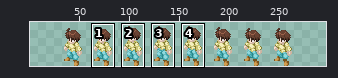
Two versions of one sprite sheet, Animaciones GOLD/PROTAGONISTA/Prota_Idle_Normal_Spritesheet.png. Above: a wide view before the commit, with the close-up outlined.
Close-up. Before the commit:
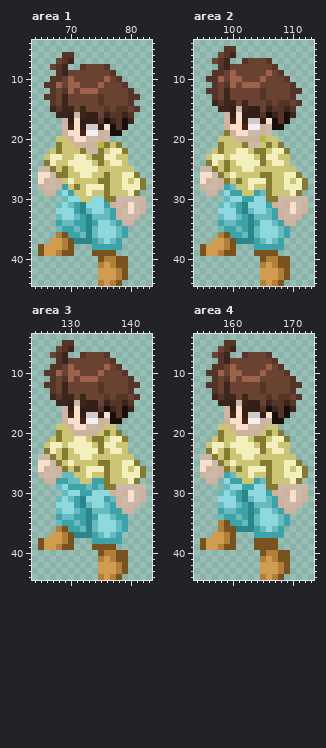
The file is 240x45 pixels. Shown: area 1: x 64..83, y 4..44; area 2: x 94..113, y 4..44; area 3: x 124..143, y 4..44; area 4: x 154..173, y 4..44. The old version is drawn lined up with the new one, on the new canvas. The wide view leaves out empty margins. The commit also changed other parts of the picture, which this record leaves out.
The result:
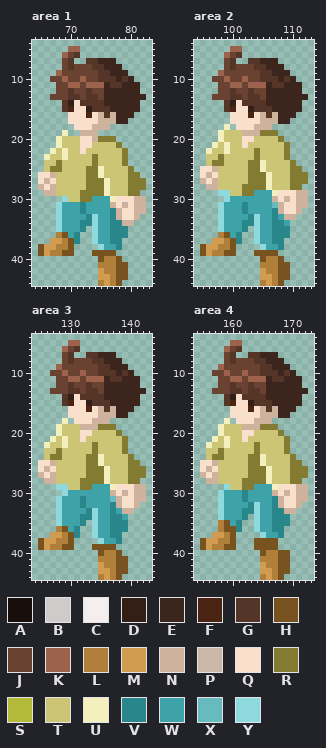
Palette (. is transparent): A #180f0c  B #cfcbca  C #f4efee  D #331f16  E #3b251c  F #4c2414  G #543528  H #785320  J #6a4232  K #9c624b  L #b07f3a  M #d19c50  N #cfb29d  P #ccb8a9  Q #f9e0cd  R #827b31  S #b4ba3a  T #ccc576  U #f4f0bd  V #29868a  W #3da3a8  X #67bbbf  Y #8ed9de
The exact change:
canvas 240x45 -> 300x45, the old top-left corner now at 30,0
--- area 1
@@ x 64..83 @@
  4 ....................
- 5 ....................
- 6 .....GG.............
- 7 ....JGE.............
- 8 ...JGE..GJJJG.......
- 9 ....GEJJJJJJJG......
-10 ...GGJKJJJJJKJG.....
-11 ..GGKJKKJJJKJJJG....
-12 ...GJGKJKKKJJJJJG...
-13 ..GGJEJJJJJGJJJJGG..
-14 ...GJEJJJJJGJJJJG...
-15 ...EGEEJEJJJGJGGJG..
-16 ....EEDPEDDJEGGEG...
-17 .....PDQDDDGAEGAE...
-18 .....PFQDBBDQAGA....
-19 .....NQQFCCNPAA.....
-20 ....TTNQQPPNP.......
-21 ....RTTNNNNSRTR.....
-22 ...TRTTTRPPRTUUR....
-23 ..TUUTTUUTRRUUTT....
-24 ..RUTTUUUUTRTUUT....
-25 .PPRTRTUUUUTTTTTT...
-26 .QQPRRTTUUTTRTTUUR..
-27 .QNPNTUTTTTRRTTUTUR.
-28 .NPPNWTRTUUURTTUUUR.
-29 ..NNXYWTTUTTRTTTUR..
-30 .....XYYTTYYRRPPPPP.
-31 ....XYXWVYYYWNPNQPN.
-32 ....YYYWVXYYXWNPQPN.
-33 ....XYYXWVXXXWNPPN..
-34 ....WXXWWVWYYXWNN...
-35 ....XWWXWVXYYYXW....
-36 ....LHWWXVXYYYXW....
-37 ...MMLHVVVWXYXW.....
-38 .HMMMLH...WWWWW.....
-39 .HMMLHH...HHHH......
-40 ...........HLLHH....
-41 ...........LMLHH....
-42 ...........MMMLH....
-43 ...........MMMLH....
+ 5 ......KK............
+ 6 .....KJG............
+ 7 .....JG..GGEEE......
+ 8 .....JGJJJGGEEE.....
+ 9 ....KJJJJJJGGEEE....
+10 ...JJKJJKJJGGGEGE...
+11 ....JJKKJKKKEGGEEE..
+12 ....JJGJJGJJEEEEEE..
+13 ...JJJGGJGGJEEEEEEE.
+14 .....GDQGGGGEEEEEE..
+15 .....GFQQDGGGEEEEE..
+16 ......QQQFQNGNEEE...
+17 ......QQQQQNNNEE....
+18 .......QQQNNN.......
+19 .....U..NNN.........
+20 ....UTTTQQNRRR......
+21 ....UTTTQQTTTTR.....
+22 ...UTUTTQTTTTTTR....
+23 ..UTTUTTTTRTTTTR....
+24 ..TTRTTTTTRTTTTR....
+25 ..TRRTTTTRRUTTTTR...
+26 .QQNTTTTTRRUTTTTRR..
+27 .QNQTTTTTRRRUTTTRRR.
+28 .NQNTTTTTRRRUTTTRRR.
+29 ..NNTTTTRRRRUTTTRR..
+30 .....YTTRRWWWUQQQNN.
+31 ....YWWWVWWWWNQNQNN.
+32 ....YWWWVWWWWVNQQNN.
+33 ....YWWWWVYWWVNQQN..
+34 ....YWWWVVYWWVVNN...
+35 ....YWWWV.YWWVVV....
+36 ....LHWV..YWWVVV....
+37 ...MMLHV..YWWVV.....
+38 .HMMLLH....YWWV.....
+39 .HMLLHH...HHHH......
+40 ...........HLLH.....
+41 ...........LLLHH....
+42 ...........MLLHH....
+43 ...........MMLHH....
 44 ...........LMLH.....
--- area 2
@@ x 94..113 @@
  4 ....................
- 5 .....GG.............
- 6 ....JGE.............
- 7 ...JGE..GJJJG.......
- 8 ....GEJJJJJJJG......
- 9 ...GGJKJJJJJKJG.....
-10 ..GGKJKKJJJKJJJG....
-11 ...GJGKJKKKJJJJJG...
-12 ..GGJEJJJJJGJJJJGG..
-13 ...GJEJJJJJGJJJJG...
-14 ...EGEEJEJJJGJGGJG..
-15 ....EEDPEDDJEGGEG...
-16 .....PDQDDDGAEGAE...
-17 .....PFQDBBDQAGA....
-18 .....NQQFCCNPAA.....
-19 .....RNQQPPNP.......
-20 ....TTTNNNNSTT......
-21 ....RTTTRPPTRTR.....
-22 ...TRTTUUTRRTUUR....
-23 ..TUUTUUUUTRUUTT....
-24 ..RUTRTUUUURTUUT....
-25 .PPRTRTTUUTTTTTTT...
-26 .QQPRTUTTTTRRTTUUR..
-27 .QNPNRTRTUUURTTUTUR.
-28 .NPPNWXTTUTTRTTUUUR.
-29 ..NNXYWWTTWXRTTTUR..
-30 .....XYYWWYYRRPPPPP.
-31 ....XYXWVYYYWNPNQPN.
-32 ....YYYWVXYYXWNPQPN.
-33 ....XYYXWVXXXWNPPN..
-34 ....WXXWWVWYYXWNN...
-35 ....XWWXWVXYYYXW....
-36 ....LHWWXVXYYYXW....
-37 ...MMLHVVVWXYXW.....
-38 .HMMMLH...WWWWW.....
-39 .HMMLHH...HHHH......
-40 ...........HLLHH....
-41 ...........LMLHH....
-42 ...........MMMLH....
-43 ...........MMMLH....
+ 5 ......KK............
+ 6 .....KJG............
+ 7 .....JG..GGEEE......
+ 8 .....JGJJJGGEEE.....
+ 9 ....KJJJJJJGGEEE....
+10 ...JJKJJKJJGGGEGE...
+11 ....JJKKJKKKEGGEEE..
+12 ....JJGJJGJJEEEEEE..
+13 ...JJJGGJGGJEEEEEEE.
+14 .....GDQGGGGEEEEEE..
+15 .....GFQQDGGGEEEEE..
+16 ......QQQFQNGNEEE...
+17 ......QQQQQNNNEE....
+18 .....U.QQQNNN.......
+19 ....UTTTNNNRRR......
+20 ....UTTTQQTTTTR.....
+21 ...UTUTTQTTTTTTR....
+22 ..UTTUTTTTRTTTTR....
+23 ..TTRTTTTTRTTTTR....
+24 ..TRRTTTTRRUTTTTR...
+25 .QQNTTTTTRRUTTTTRR..
+26 .QNQTTTTTRRRUTTTRRR.
+27 .NQNTTTTTRRRUTTTRRR.
+28 ..NNTTTTRRRRUTTTRR..
+29 ....YYTTRRWWWUQQQNN.
+30 .....YWWWWWWWNQNQNN.
+31 ....YWWWVWWWWXNQQNN.
+32 ....YWWWVWWWWVNQQN..
+33 ....YWWWWVYWWVWNN...
+34 ....YWWWVVYWWVVW....
+35 ....YWWWV.YWWVVV....
+36 ....LHWV..YWWVVV....
+37 ...MMLHV..YWWVV.....
+38 .HMMLLH....YWWV.....
+39 .HMLLHH...HHHH......
+40 ...........HLLH.....
+41 ...........LLLHH....
+42 ...........MLLHH....
+43 ...........MMLHH....
 44 ...........LMLH.....
--- area 3
@@ x 124..143 @@
  4 ....................
- 5 .....GG.............
- 6 ....JGE.............
- 7 ...JGE..GJJJG.......
- 8 ....GEJJJJJJJG......
- 9 ...GGJKJJJJJKJG.....
-10 ..GGKJKKJJJKJJJG....
-11 ...GJGKJKKKJJJJJG...
-12 ..GGJEJJJJJGJJJJGG..
-13 ...GJEJJJJJGJJJJG...
-14 ...EGEEJEJJJGJGGJG..
-15 ....EEDPEDDJEGGEG...
-16 .....PDQDDDGAEGAE...
-17 .....PFQDBBDQAGA....
-18 .....NQQFCCNPAA.....
-19 ....TTNQQPPNTT......
-20 ....RTTNNNNTRTR.....
-21 ...TRTTUUTRRTUUR....
-22 ..TUUTUUUUTRUUTT....
-23 ..RUTRTUUUURTUUT....
-24 .PPRTRTTUUTTTTTTT...
-25 .QQPRTUTTTTRRTTUUR..
-26 .QNPNRTRTUUURTTUTUR.
-27 .NPPNXXTTUTTRTTUUUR.
-28 ..NNWWXXTTWWRTTTUR..
-29 ....XYWWWXWXRRPPPPP.
-30 .....XYYWWYYYNPNQPN.
-31 ....XYXWVYYYWXNPQPN.
-32 ....YYYWVXYYXWNPPN..
-33 ....XYYXWVXXXWWNN...
-34 ....WXXWWVWYYXWW....
-35 ....XWWXWVXYYYXW....
-36 ....LHWWXVXYYYXW....
-37 ...MMLHVVVWXYXW.....
-38 .HMMMLH...WWWWW.....
-39 .HMMLHH...HHHH......
-40 ...........HLLHH....
-41 ...........LMLHH....
-42 ...........MMMLH....
-43 ...........MMMLH....
+ 5 ......KK............
+ 6 .....KJG............
+ 7 .....JG..GGEEE......
+ 8 .....JGJJJGGEEE.....
+ 9 ....KJJJJJJGGEEE....
+10 ...JJKJJKJJGGGEGE...
+11 ....JJKKJKKKEGGEEE..
+12 ....JJGJJGJJEEEEEE..
+13 ...JJJGGJGGJEEEEEEE.
+14 .....GDQGGGGEEEEEE..
+15 .....GFQQDGGGEEEEE..
+16 ......QQQFQNGNEEE...
+17 ......QQQQQNNNEE....
+18 .....U.QQQNNN.......
+19 ....UTTTNNNRRR......
+20 ....UTTTQQTTTTR.....
+21 ...UTUTTQTTTTTTR....
+22 ..UTTUTTTTRTTTTR....
+23 ..TTRTTTTTRTTTTR....
+24 ..TRRTTTTRRUTTTTR...
+25 .QQNTTTTTRRUTTTTRR..
+26 .QNQTTTTTRRRUTTTRRR.
+27 .NQNTTTTTRRRUTTTRRR.
+28 ..NNTTTTRRRRUTTTRR..
+29 ....YYTTRRWWWUQQQNN.
+30 .....YWWWWWWWNQNQNN.
+31 ....YWWWVWWWWXNQQNN.
+32 ....YWWWVWWWWVNQQN..
+33 ....YWWWWVYWWVWNN...
+34 ....YWWWVVYWWVVW....
+35 ....YWWWV.YWWVVV....
+36 ....LHWV..YWWVVV....
+37 ...MMLHV..YWWVV.....
+38 .HMMLLH....YWWV.....
+39 .HMLLHH...HHHH......
+40 ...........HLLH.....
+41 ...........LLLHH....
+42 ...........MLLHH....
+43 ...........MMLHH....
 44 ...........LMLH.....
--- area 4
@@ x 154..173 @@
  4 ....................
- 5 .....GG.............
- 6 ....JGE.............
- 7 ...JGE..GJJJG.......
- 8 ....GEJJJJJJJG......
- 9 ...GGJKJJJJJKJG.....
-10 ..GGKJKKJJJKJJJG....
-11 ...GJGKJKKKJJJJJG...
-12 ..GGJEJJJJJGJJJJGG..
-13 ...GJEJJJJJGJJJJG...
-14 ...EGEEJEJJJGJGGJG..
-15 ....EEDPEDDJEGGEG...
-16 .....PDQDDDGAEGAE...
-17 .....PFQDBBDQAGA....
-18 .....NQQFCCNPAA.....
-19 ....TTNQQPPNTT......
-20 ....RTTNNNNTRTR.....
-21 ...TRTTUUTRRTUUR....
-22 ..TUUTUUUUTRUUTT....
-23 ..RUTRTUUUURTUUT....
-24 .PPRTRTTUUTTTTTTT...
-25 .QQPRTUTTTTRRTTUUR..
-26 .QNPNRTRTUUURTTUTUR.
-27 .NPPNWXTTUTTRTTUUUR.
-28 ..NNXYWWTTWXRTTTUR..
-29 .....XYYWWYYRRPPPPP.
-30 ....XYXWVYYYWNPNQPN.
-31 ....YYYWVXYYXWNPQPN.
-32 ....XYYXWVXXXWNPPN..
-33 ....WXXWWVWYYXWNN...
-34 ....XWWXWVXYYYXW....
-35 ....LHWWXVXYYYXW....
-36 ....LHHVVVWXYXW.....
-37 ...MMLH...WWWWW.....
-38 .HMMMLH...HHHH......
-39 .HMMLHH...HHHH......
+ 5 ......KK............
+ 6 .....KJG............
+ 7 .....JG..GGEEE......
+ 8 .....JGJJJGGEEE.....
+ 9 ....KJJJJJJGGEEE....
+10 ...JJKJJKJJGGGEGE...
+11 ....JJKKJKKKEGGEEE..
+12 ....JJGJJGJJEEEEEE..
+13 ...JJJGGJGGJEEEEEEE.
+14 .....GDQGGGGEEEEEE..
+15 .....GFQQDGGGEEEEE..
+16 ......QQQFQNGNEEE...
+17 ......QQQQQNNNEE....
+18 .....U.QQQNNN.......
+19 ....UTTTNNNRRR......
+20 ....UTTTQQTTTTR.....
+21 ...UTUTTQTTTTTTR....
+22 ..UTTUTTTTRTTTTR....
+23 ..TTRTTTTTRTTTTR....
+24 ..TRRTTTTRRUTTTTR...
+25 .QQNTTTTTRRUTTTTRR..
+26 .QNQTTTTTRRRUTTTRRR.
+27 .NQNTTTTTRRRUTTTRRR.
+28 ..NNTTTTRRRRUTTTRR..
+29 .....YTTRRWWWUQQQNN.
+30 ....YWWWVWWWWNQNQNN.
+31 ....YWWWVWWWWVNQQNN.
+32 ....YWWWWVYWWVNQQN..
+33 ....YWWWVVYWWVVNN...
+34 ....YWWWV.YWWVVV....
+35 ....LHWV..YWWVVV....
+36 ....LHHV..YWWVV.....
+37 ...MMLH....YWWV.....
+38 .HMMLLH...HHHH......
+39 .HMLLHH...HHHH......
 40 ...........HLLHH....
-41 ...........LMLHH....
-42 ...........MMMLH....
-43 ...........MMMLH....
+41 ...........LLLHH....
+42 ...........MLLHH....
+43 ...........MMLHH....
 44 ...........LMLH.....
Boxes around the changes in both close-ups, in picture pixels (x1, y1, x2, y2):
changed: (38, 46, 146, 280)
changed: (200, 46, 308, 280)
changed: (38, 340, 146, 574)
changed: (200, 340, 308, 574)
